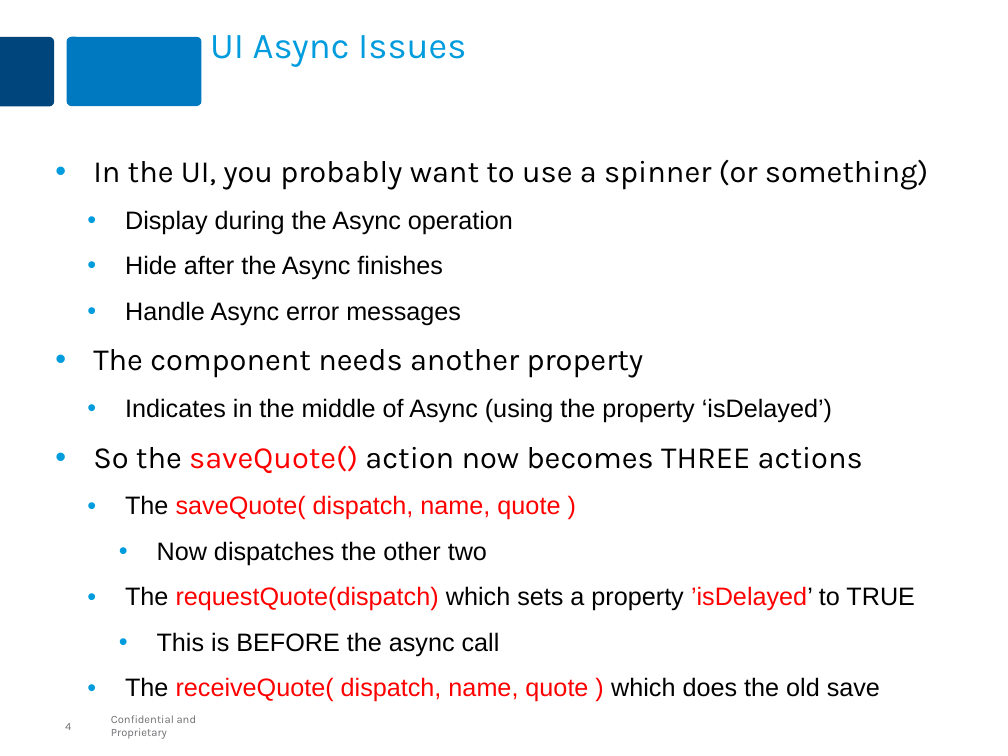
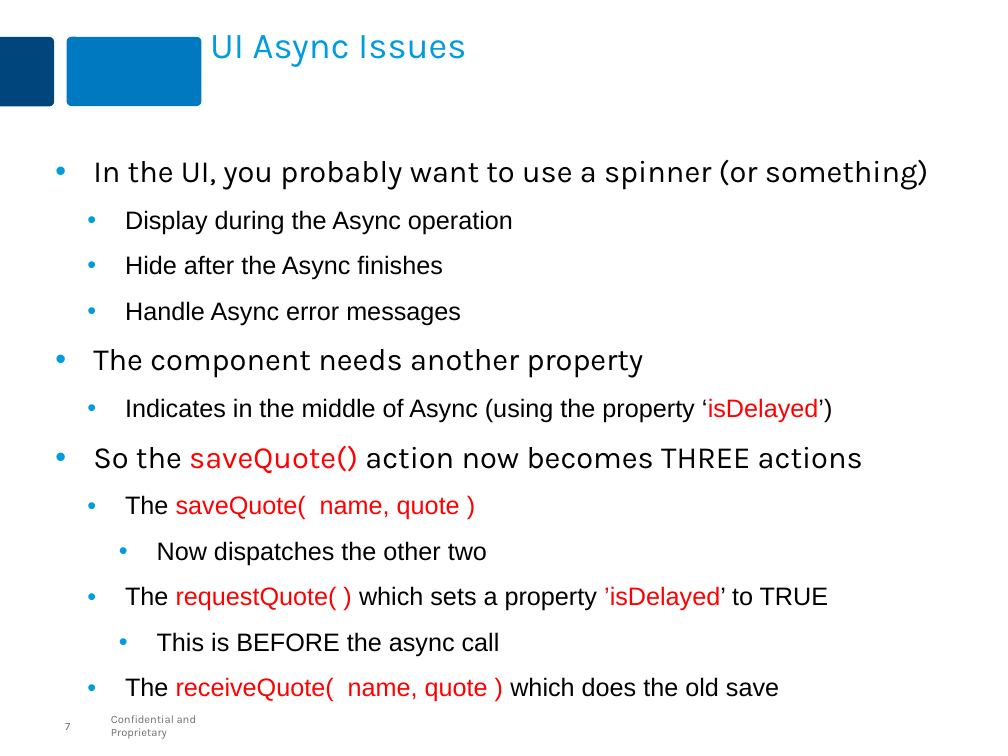
Before and after one commit to MaxMillington/react_practice, a slide deck: slide 7 of lesson-react-50-redux-async/react-redux-async.pptx (slide 4 before the commit). Drawn at 1008x756 pixels with LibreOffice and Linux fonts; fonts in the diff are those of the drawing. Boxes give left, top, right and bottom in pixels: in the first picture for what was removed or moved away, otherwise in the second. Text is boxed around its words. In the diff, an @@ line names an element or a change of style, - is before the commit and + after.

```diff
--- a/lesson-react-50-redux-async/react-redux-async.pptx
+++ b/lesson-react-50-redux-async/react-redux-async.pptx
@@ text at (x1=125, y1=398, x2=833, y2=423): text colour #000000 to #FF0000 in "‘isDelayed’)" @@
@@ text at (x1=125, y1=495, x2=460, y2=520): text changed @@
-  • The saveQuote( dispatch, name, quote )
+  • The saveQuote( name, quote )
@@ text at (x1=125, y1=586, x2=829, y2=611): text changed; text colour #FF0000 to #000000 @@
-  • The requestQuote(dispatch) which sets a property ’isDelayed’ to TRUE
+  • The requestQuote( ) which sets a property ’isDelayed’ to TRUE
@@ text at (x1=125, y1=677, x2=779, y2=702): text changed @@
-  • The receiveQuote( dispatch, name, quote ) which does the old save
+  • The receiveQuote( name, quote ) which does the old save
@@ page number at (x1=65, y1=723, x2=70, y2=730): text changed @@
-4
+7
```
Also in this commit, not shown: 4 other slides changed, 3 slides added, 1 other file.
